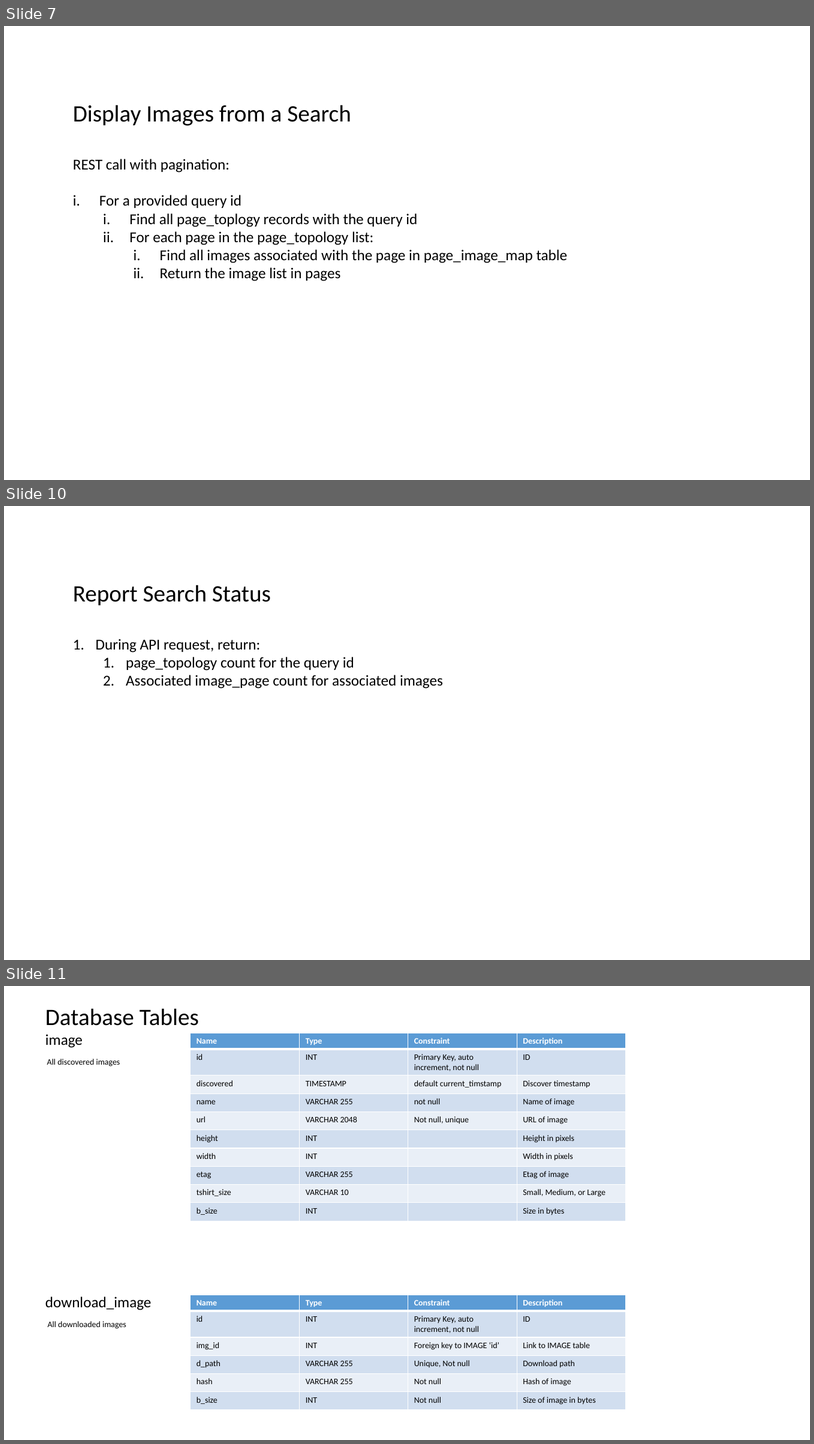
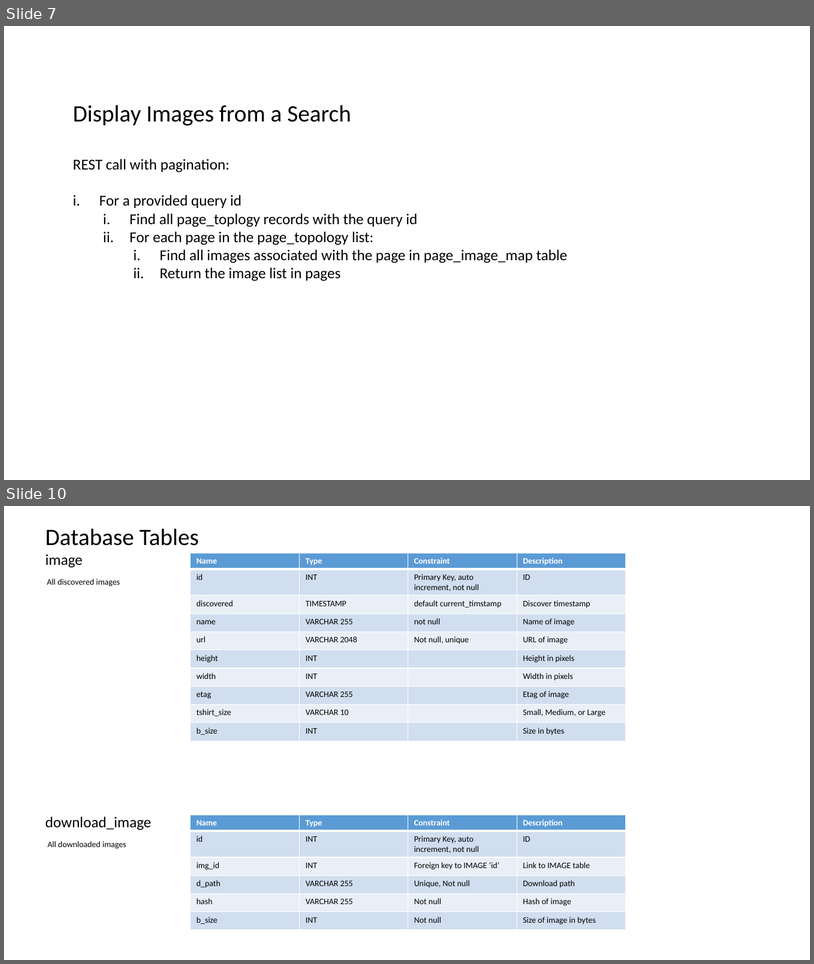
Before and after one commit to datim/squid, a slide deck: docs/design.pptx. Shown one above the other, each under a label of ours: slides 7, 10 and 11 before the commit, slides 7 and 10 after it; the slides between them are not shown. The pictures are 814x1444 and 814x964 pixels, drawn with LibreOffice and Linux fonts; fonts in the diff are those of the drawing. Boxes give left, top, right and bottom in pixels: in the first picture for what was removed or moved away, otherwise in the second. Text is boxed around its words. In the diff, an @@ line names an element or a change of style, - is before the commit and + after.

Commit message:
Clear page topology at start of search. Check status in thread for max page counts

```diff
--- a/docs/design.pptx
+++ b/docs/design.pptx
@@ slide 10 removed at (4,506,810,960), background #FFFFFF @@
@@ text removed at (73,585,443,688) @@
-Report Search Status
-1. During API request, return:
-  1. page_topology count for the query id
-  2. Associated image_page count for associated images
@@ what was slide 11 is now slide 10 @@
```
Also in this commit, not shown: 6 slides changed, 2 slides added, 1 other slide removed, 3 other files.
